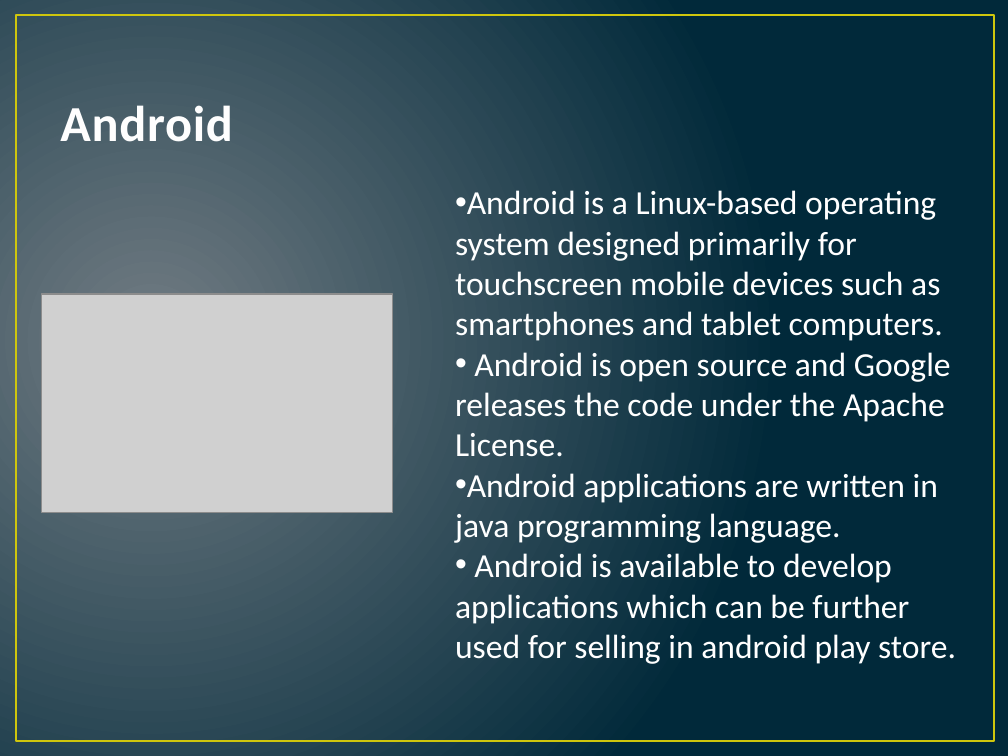
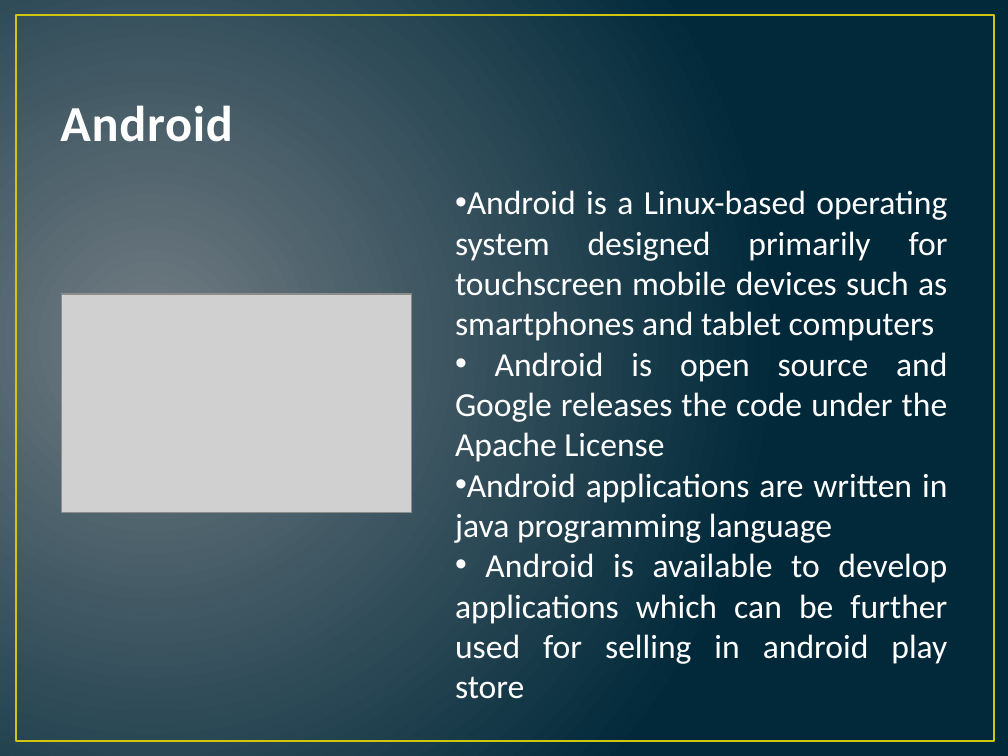
Before and after one commit to mayankrastogi/MonsterAssault, a slide deck: slide 8 of Documentation/Monster Assault.pptx. Drawn at 1008x756 pixels with LibreOffice and Linux fonts; fonts in the diff are those of the drawing; grey boxes stand for pictures. Boxes give left, top, right and bottom in pixels: in the first picture for what was removed or moved away, otherwise in the second. Text is boxed around its words. In the diff, an @@ line names an element or a change of style, - is before the commit and + after.

```diff
--- a/Documentation/Monster Assault.pptx
+++ b/Documentation/Monster Assault.pptx
@@ text at (455, 190, 948, 664): text changed @@
-• Android is a Linux-based operating system designed primarily for touchscreen mobile devices such as smartphones and tablet computers.
-• Android is open source and Google releases the code under the Apache License.
-• Android applications are written in java programming language.
-• Android is available to develop applications which can be further used for selling in android play store.
+• Android is a Linux-based operating system designed primarily for touchscreen mobile devices such as smartphones and tablet computers
+• Android is open source and Google releases the code under the Apache License
+• Android applications are written in java programming language
+• Android is available to develop applications which can be further used for selling in android play store
@@ picture: place and size @@
-picture at (42, 294, 393, 513)
+picture at (61, 294, 412, 513)
```
Also in this commit, not shown: 8 other slides changed.
